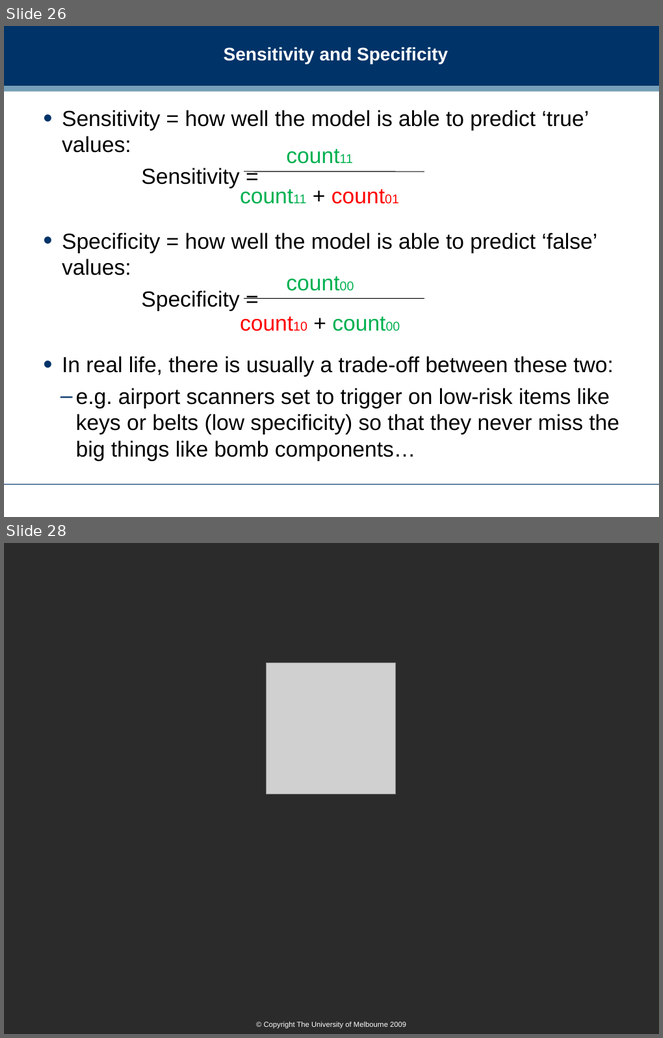
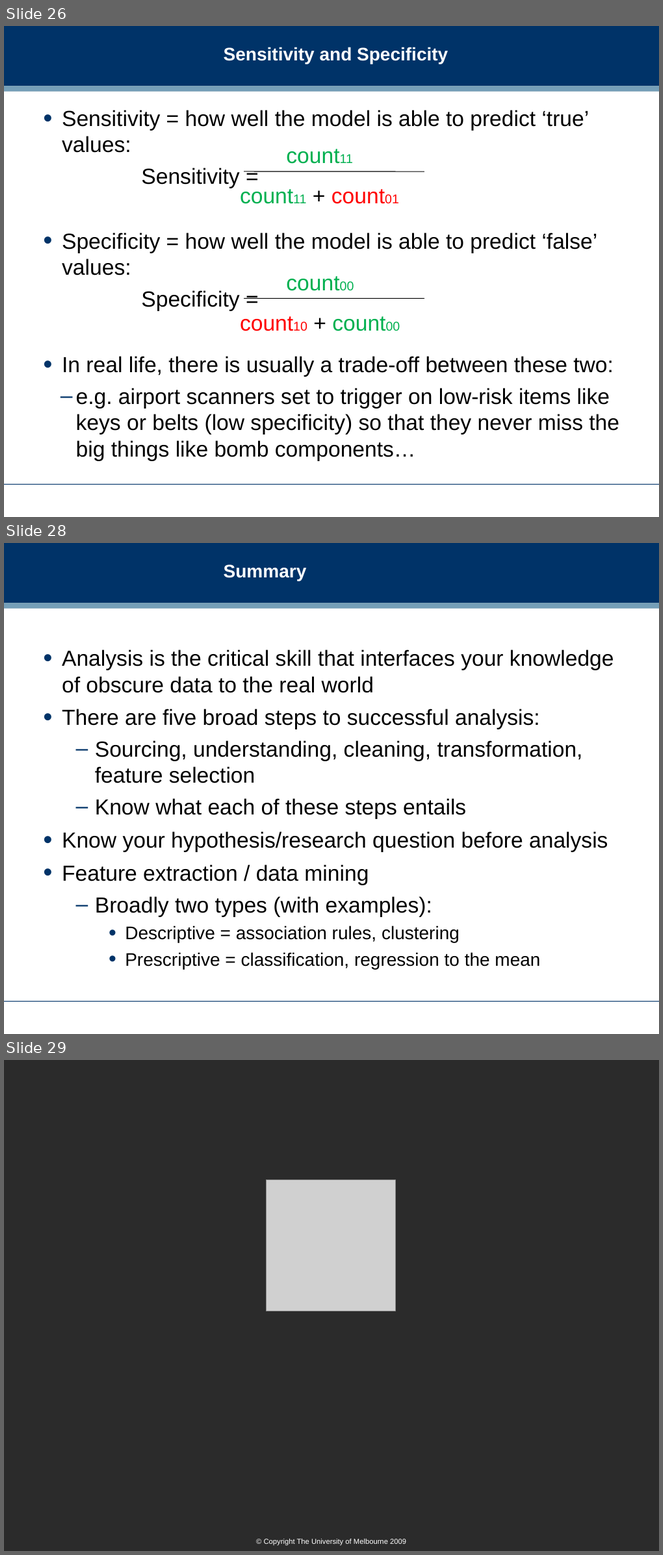
Before and after one commit to dreamind/ix, a slide deck: lectures/making-sense-data/analysis.ppt. Shown one above the other, each under a label of ours: slides 26 and 28 before the commit, slides 26, 28 and 29 after it; the slides between them are not shown. The pictures are 663x1038 and 663x1555 pixels, drawn with LibreOffice and Linux fonts; fonts in the diff are those of the drawing; grey boxes stand for pictures; background and template pictures are left out; a plain dark background stands for a picture behind light text. Boxes give left, top, right and bottom in pixels: in the first picture for what was removed or moved away, otherwise in the second. Text is boxed around its words. In the diff, an @@ line names an element or a change of style, - is before the commit and + after.

Commit message:
Latest tweaks to analysis lecture slides

```diff
--- a/lectures/making-sense-data/analysis.ppt
+++ b/lectures/making-sense-data/analysis.ppt
@@ slide 28 added at box(4, 543, 659, 1034), background #FFFFFF; not listed: 3 template elements that a slide beside it also shows @@
@@ title added at box(224, 564, 307, 581), 20 pt, text #FFFFFF, bold @@
+Summary
@@ text added at box(62, 650, 614, 969), 24 pt, text #000000 @@
+• Analysis is the critical skill that interfaces your knowledge of obscure data to the real world
+• There are five broad steps to successful analysis:
+  – Sourcing, understanding, cleaning, transformation, feature selection
+  – Know what each of these steps entails
+• Know your hypothesis/research question before analysis
+• Feature extraction / data mining
+  – Broadly two types (with examples):
+    • Descriptive = association rules, clustering
+    • Prescriptive = classification, regression to the mean
@@ what was slide 28 is now slide 29 @@
```
Also in this commit, not shown: 8 slides changed, 2 other files.
